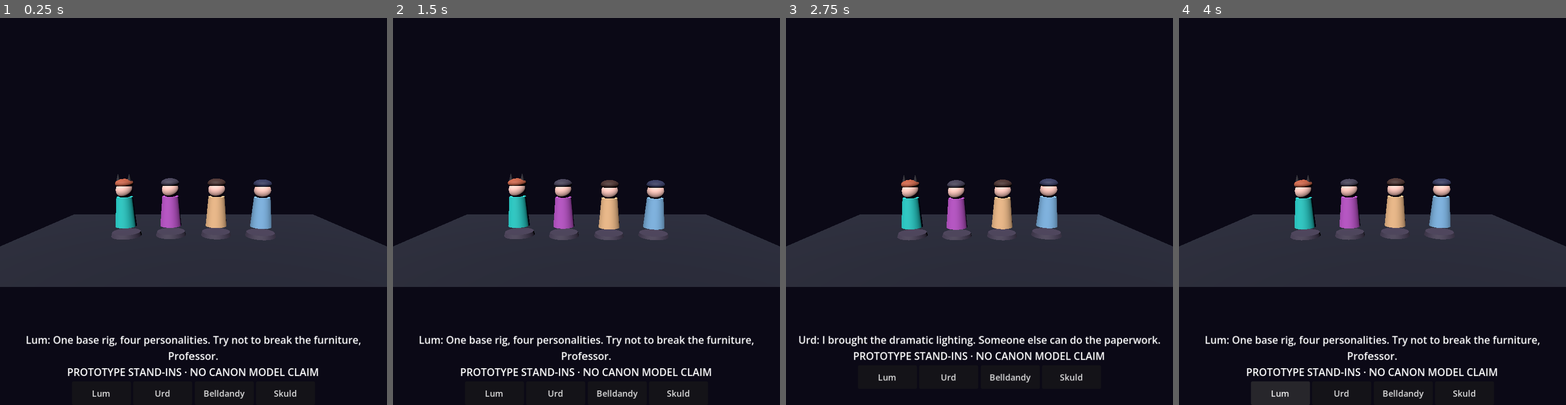
Above: before the commit, frames 1-4 (left to right).
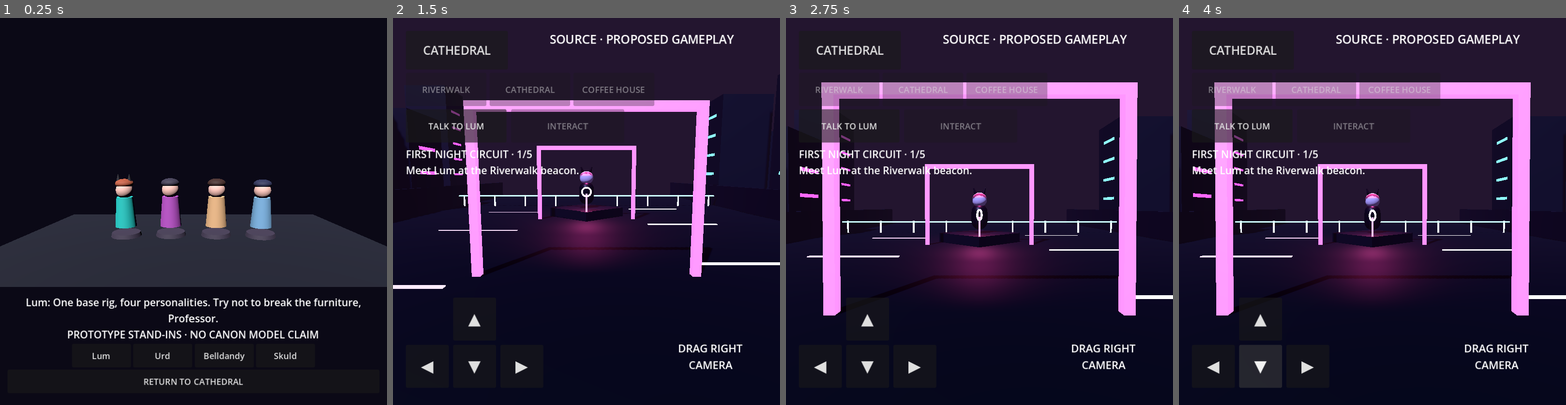
Above: after the commit, the same moments.

Repository: eggie-admin/LuHm-OS
Game: Godot game, scene res://scenes/GoddessRehearsal.tscn
The game is run twice, just before and just after one commit, with the same random seed, the same clock (stepped at 60 frames per second) and the same inputs. This scene is started directly instead of the project's main scene.
Inputs (mouse positions are in pixels of both pictures, inside the frame that each line leads up to):
- Up to frame 1 (0.25 s): no input
- Up to frame 2 (1.5 s): click (586, 381) at 0.5 s, where only the run after the commit has a clickable "RETURN TO CATHEDRAL"; click (586, 176) at 1.25 s, where only the run after the commit has a clickable "ENTER NEON RIVERWALK"
- Up to frame 3 (2.75 s): tap Enter (ui_accept) at 2, 2.27 s; move the mouse to (1064, 192) at 2.02 s; hold Right (ui_right) from 2.03 s (still down); click (1064, 192) at 2.17 s
- Up to frame 4 (4 s): release Right (ui_right) at 2.75 s; drag from (1295, 230) to (1353, 288) at 2.77 s; click (1279, 377) at 3.5 s, where only the run before the commit has a clickable "Lum"

The runs differ from the first frame. In frame 1, 4.0% of the frame differs, in the area x 6-94%, y 72-99%; in frame 2, 50%; in frame 3, 57%; in frame 4, 58%, in the area x 0-100%, y 0-100%.

Commit message:
Give Goddess rehearsal a safe return-to-Cathedral control

Diff:
--- a/scripts/game/goddessRehearsal.gd
+++ b/scripts/game/goddessRehearsal.gd
@@ -107,10 +107,10 @@
     add_child(canvas)
     var column := VBoxContainer.new()
     column.set_anchors_and_offsets_preset(Control.PRESET_BOTTOM_WIDE)
-    column.offset_top = -135
+    column.offset_top = -205
     column.offset_bottom = -12
-    column.offset_left = 20
-    column.offset_right = -20
+    column.offset_left = 14
+    column.offset_right = -14
     canvas.add_child(column)
     message = Label.new()
     message.horizontal_alignment = HORIZONTAL_ALIGNMENT_CENTER
@@ -127,6 +127,11 @@
         button.custom_minimum_size = Vector2(110, 44)
         button.pressed.connect(func(): _select(index))
         row.add_child(button)
+    var back := Button.new()
+    back.text = "RETURN TO CATHEDRAL"
+    back.custom_minimum_size = Vector2(0, 44)
+    back.pressed.connect(func(): get_tree().change_scene_to_file("res://scenes/Main.tscn"))
+    column.add_child(back)
 
 func _select(i: int) -> void:
     active_index = i
